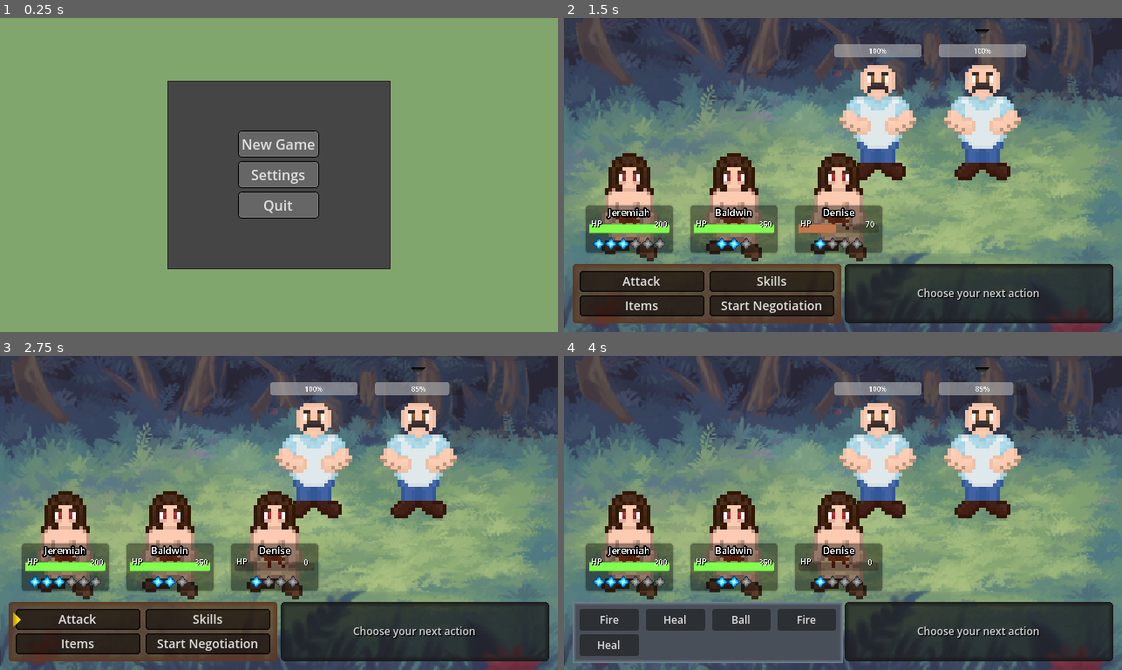
Above: before the commit, frames 1-4 (two rows, left to right).
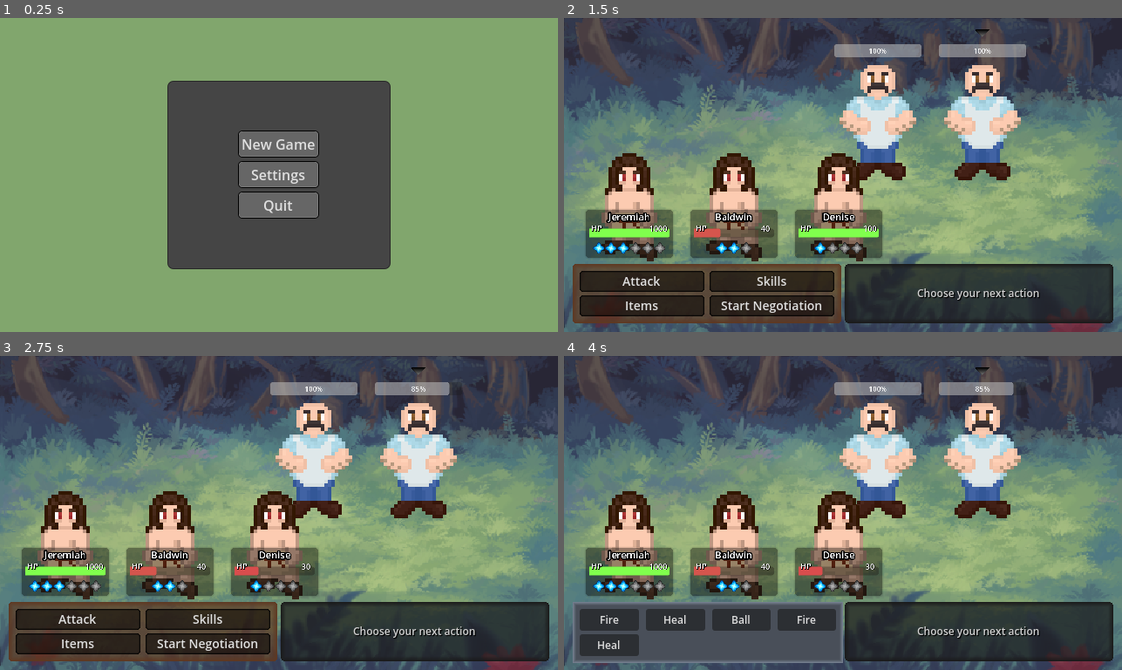
Above: after the commit, the same moments.

Repository: Willi-bot/GameProject
Game: Godot game, scene res://scenes/main_menu/main_menu.tscn
Same seed, same stepped clock (60 frames per second), same inputs: the game is played once before the commit and once after it.
Inputs (mouse positions are in pixels of both pictures, inside the frame that each line leads up to):
- Up to frame 1 (0.25 s): no input
- Up to frame 2 (1.5 s): click "New Game" at 0.5 s; click (954, 55) at 1.27 s
- Up to frame 3 (2.75 s): click "Attack" at 2 s
- Up to frame 4 (4 s): click "Skills" at 2.75 s; click (982, 459) at 3.52 s

The runs differ from the first frame. In frame 1, less than 0.1% of the frame differs, in the area x 30-70%, y 20-80%; in frame 2, 4.6%, in the area x 3-75%, y 9-77%; in frame 3, 4.4%; in frame 4, 4.4%.

Commit message:
Add logic for battle end, clean up code a little

Diff:
--- a/gameproject/BaseTheme.tres
+++ b/gameproject/BaseTheme.tres
@@ -42,6 +42,10 @@
 border_width_right = 1
 border_width_bottom = 1
 border_color = Color(0.154876, 0.154876, 0.154876, 1)
+corner_radius_top_left = 6
+corner_radius_top_right = 6
+corner_radius_bottom_right = 6
+corner_radius_bottom_left = 6
 
 [resource]
 Button/styles/hover = SubResource("StyleBoxFlat_r34f5")
--- a/gameproject/GlobalState.gd
+++ b/gameproject/GlobalState.gd
@@ -12,9 +12,12 @@
 	load_state()
 
 func start_new_run() -> void:
+	get_tree().paused = false
 	current_level = 1
 	elapsed_time = 0.0
 	run_in_progress = true
+	get_tree().change_scene_to_file("res://scenes/overworld/overworld.tscn")
+
 
 func save_state() -> void:
 	var save_data = {
@@ -48,3 +51,7 @@
 			maxHealth = save_data.get("maxHealth", 78)
 			run_in_progress = save_data.get("run_in_progress", false)
 			print("State loaded successfully!", save_data)
+
+func quit_game():
+	save_state()
+	get_tree().quit()
--- a/gameproject/scenes/battle/battle.tscn
+++ b/gameproject/scenes/battle/battle.tscn
@@ -1,10 +1,11 @@
-[gd_scene load_steps=10 format=3 uid="uid://ddcqmwgt0m5rv"]
+[gd_scene load_steps=12 format=3 uid="uid://ddcqmwgt0m5rv"]
 
 [ext_resource type="Script" path="res://scenes/battle/battle_manager.gd" id="1_a8f3l"]
 [ext_resource type="Theme" uid="uid://b7xxgdb6l1oo8" path="res://scenes/battle/BattleTheme.tres" id="2_7y84o"]
 [ext_resource type="Texture2D" uid="uid://w1gybd0e0wt7" path="res://imgs/Background.png" id="2_ygs6r"]
 [ext_resource type="Texture2D" uid="uid://c16f4sj5ycduf" path="res://imgs/target_icon.png" id="3_gv6ij"]
 [ext_resource type="Texture2D" uid="uid://bc6lonn54lwe7" path="res://imgs/select_cursor.png" id="4_70km2"]
+[ext_resource type="Theme" uid="uid://6y50peg58foq" path="res://BaseTheme.tres" id="6_qhg0e"]
 
 [sub_resource type="StyleBoxTexture" id="StyleBoxTexture_6e2ut"]
 texture = ExtResource("2_ygs6r")
@@ -55,6 +56,9 @@
 corner_radius_bottom_left = 5
 anti_aliasing = false
 
+[sub_resource type="StyleBoxFlat" id="StyleBoxFlat_gdtqs"]
+bg_color = Color(0, 0, 0, 0.901961)
+
 [node name="Battle" type="Control"]
 layout_mode = 3
 anchors_preset = 15
@@ -162,15 +166,160 @@
 texture = ExtResource("3_gv6ij")
 stretch_mode = 2
 
-[node name="CanvasLayer" type="CanvasLayer" parent="."]
-
-[node name="SelectIcon" type="TextureRect" parent="CanvasLayer"]
+[node name="SelectLayer" type="CanvasLayer" parent="."]
+
+[node name="SelectIcon" type="TextureRect" parent="SelectLayer"]
+visible = false
 offset_right = 40.0
 offset_bottom = 40.0
 scale = Vector2(0.5, 0.5)
 mouse_filter = 2
 texture = ExtResource("4_70km2")
 stretch_mode = 3
+
+[node name="VictoryScreen" type="CanvasLayer" parent="."]
+process_mode = 2
+visible = false
+
+[node name="SettingsBackground" type="Panel" parent="VictoryScreen"]
+anchors_preset = 15
+anchor_right = 1.0
+anchor_bottom = 1.0
+grow_horizontal = 2
+grow_vertical = 2
+theme_override_styles/panel = SubResource("StyleBoxFlat_gdtqs")
+
+[node name="Panel Container" type="PanelContainer" parent="VictoryScreen"]
+anchors_preset = -1
+anchor_left = 0.3
+anchor_top = 0.3
+anchor_right = 0.7
+anchor_bottom = 0.7
+grow_horizontal = 2
+grow_vertical = 2
+theme = ExtResource("6_qhg0e")
+
+[node name="HBoxContainer" type="VBoxContainer" parent="VictoryScreen/Panel Container"]
+layout_mode = 2
+theme_override_constants/separation = 24
+
+[node name="VictoryLabel" type="Label" parent="VictoryScreen/Panel Container/HBoxContainer"]
+layout_mode = 2
+size_flags_horizontal = 4
+size_flags_vertical = 0
+theme_override_colors/font_color = Color(1, 0.843137, 0, 1)
+theme_override_colors/font_shadow_color = Color(0, 0, 0, 1)
+theme_override_font_sizes/font_size = 26
+text = "VICTORY ACHIEVED"
+
+[node name="BattleSummary" type="VBoxContainer" parent="VictoryScreen/Panel Container/HBoxContainer"]
+layout_mode = 2
+size_flags_vertical = 3
+
+[node name="Gold" type="HBoxContainer" parent="VictoryScreen/Panel Container/HBoxContainer/BattleSummary"]
+layout_mode = 2
+
+[node name="Label" type="Label" parent="VictoryScreen/Panel Container/HBoxContainer/BattleSummary/Gold"]
+layout_mode = 2
+size_flags_horizontal = 3
+text = "Gold:"
+
+[node name="Label2" type="Label" parent="VictoryScreen/Panel Container/HBoxContainer/BattleSummary/Gold"]
+layout_mode = 2
+size_flags_horizontal = 10
+text = "1337"
+
+[node name="Gold2" type="HBoxContainer" parent="VictoryScreen/Panel Container/HBoxContainer/BattleSummary"]
+layout_mode = 2
+
+[node name="Label" type="Label" parent="VictoryScreen/Panel Container/HBoxContainer/BattleSummary/Gold2"]
+layout_mode = 2
+size_flags_horizontal = 3
+text = "Experience:"
+
+[node name="Label2" type="Label" parent="VictoryScreen/Panel Container/HBoxContainer/BattleSummary/Gold2"]
+layout_mode = 2
+size_flags_horizontal = 10
+text = "12"
+
+[node name="Gold3" type="HBoxContainer" parent="VictoryScreen/Panel Container/HBoxContainer/BattleSummary"]
+layout_mode = 2
+
+[node name="Label" type="Label" parent="VictoryScreen/Panel Container/HBoxContainer/BattleSummary/Gold3"]
+layout_mode = 2
+size_flags_horizontal = 3
+text = "Items found:"
+
+[node name="Label2" type="Label" parent="VictoryScreen/Panel Container/HBoxContainer/BattleSummary/Gold3"]
+layout_mode = 2
+size_flags_horizontal = 10
+text = "None"
+
+[node name="Gold4" type="HBoxContainer" parent="VictoryScreen/Panel Container/HBoxContainer/BattleSummary"]
+layout_mode = 2
+
+[node name="Label" type="Label" parent="VictoryScreen/Panel Container/HBoxContainer/BattleSummary/Gold4"]
+layout_mode = 2
+size_flags_horizontal = 3
+text = "Creatures captured:"
+
+[node name="Label2" type="Label" parent="VictoryScreen/Panel Container/HBoxContainer/BattleSummary/Gold4"]
+layout_mode = 2
+size_flags_horizontal = 10
+text = "None"
+
+[node name="ContinueGame" type="Button" parent="VictoryScreen/Panel Container/HBoxContainer"]
+layout_mode = 2
+size_flags_horizontal = 4
+text = "Continue"
+
+[node name="DefeatScreen" type="CanvasLayer" parent="."]
+process_mode = 2
+visible = false
+
+[node name="SettingsBackground" type="Panel" parent="DefeatScreen"]
+anchors_preset = 15
+anchor_right = 1.0
+anchor_bottom = 1.0
+grow_horizontal = 2
+grow_vertical = 2
+theme_override_styles/panel = SubResource("StyleBoxFlat_gdtqs")
+
+[node name="Panel Container" type="PanelContainer" parent="DefeatScreen"]
+anchors_preset = -1
+anchor_left = 0.3
+anchor_top = 0.4
+anchor_right = 0.7
+anchor_bottom = 0.6
+grow_horizontal = 2
+grow_vertical = 2
+theme = ExtResource("6_qhg0e")
+
+[node name="HBoxContainer" type="VBoxContainer" parent="DefeatScreen/Panel Container"]
+layout_mode = 2
+theme_override_constants/separation = 24
+
+[node name="VictoryLabel" type="Label" parent="DefeatScreen/Panel Container/HBoxContainer"]
+layout_mode = 2
+size_flags_horizontal = 4
+size_flags_vertical = 0
+theme_override_colors/font_color = Color(1, 0.341176, 0.2, 1)
+theme_override_colors/font_shadow_color = Color(0, 0, 0, 1)
+theme_override_font_sizes/font_size = 26
+text = "Defeated"
+
+[node name="HBoxContainer" type="HBoxContainer" parent="DefeatScreen/Panel Container/HBoxContainer"]
+layout_mode = 2
+size_flags_horizontal = 4
+theme_override_constants/separation = 12
+
+[node name="QuitGame" type="Button" parent="DefeatScreen/Panel Container/HBoxContainer/HBoxContainer"]
+layout_mode = 2
+text = "Quit Game"
+
+[node name="NewRun" type="Button" parent="DefeatScreen/Panel Container/HBoxContainer/HBoxContainer"]
+layout_mode = 2
+text = "New Run	"
 
 [connection signal="mouse_entered" from="MenuBox/ButtonPanel/ButtonBox/LeftSide/AttackButton" to="." method="_on_attack_button_mouse_entered"]
 [connection signal="mouse_exited" from="MenuBox/ButtonPanel/ButtonBox/LeftSide/AttackButton" to="." method="_on_attack_button_mouse_exited"]
@@ -181,3 +330,6 @@
 [connection signal="mouse_entered" from="MenuBox/ButtonPanel/ButtonBox/RightSide/NegButton" to="." method="_on_neg_button_mouse_entered"]
 [connection signal="mouse_exited" from="MenuBox/ButtonPanel/ButtonBox/RightSide/NegButton" to="." method="_on_neg_button_mouse_exited"]
 [connection signal="mouse_exited" from="MenuBox/PanelContainer/InfoText" to="." method="_on_info_text_mouse_exited"]
+[connection signal="pressed" from="VictoryScreen/Panel Container/HBoxContainer/ContinueGame" to="." method="_on_continue_game_pressed"]
+[connection signal="pressed" from="DefeatScreen/Panel Container/HBoxContainer/HBoxContainer/QuitGame" to="." method="_on_quit_game_pressed"]
+[connection signal="pressed" from="DefeatScreen/Panel Container/HBoxContainer/HBoxContainer/NewRun" to="." method="_on_new_run_pressed"]
--- a/gameproject/scenes/battle/battle_manager.gd
+++ b/gameproject/scenes/battle/battle_manager.gd
@@ -1,11 +1,14 @@
 extends Control
 
-@onready var menu_box: HBoxContainer = $MenuBox
-@onready var button_box: HBoxContainer = $MenuBox/ButtonBox
-@onready var attack_button : Button = $MenuBox/ButtonPanel/ButtonBox/LeftSide/AttackButton
-@onready var skill_button : Button = $MenuBox/ButtonPanel/ButtonBox/RightSide/SkillButton
-@onready var item_button : Button = $MenuBox/ButtonPanel/ButtonBox/LeftSide/ItemButton
-@onready var neg_button : Button = $MenuBox/ButtonPanel/ButtonBox/RightSide/NegButton
+@onready var menu_box = $MenuBox
+@onready var button_box = menu_box.get_node("ButtonPanel/ButtonBox")
+@onready var skill_container = button_box.get_node("SkillMenu/SkillBox/SkillContainer")
+
+@onready var attack_button = get_button("LeftSide/AttackButton")
+@onready var skill_button = get_button("RightSide/SkillButton")
+@onready var item_button = get_button("LeftSide/ItemButton")
+@onready var neg_button = get_button("RightSide/NegButton")
+
 
 @onready var info_text : Label = $MenuBox/PanelContainer/InfoText
 
@@ -16,92 +19,95 @@
 @onready var skill_button_resource : Resource = preload("res://scenes/battle/skill_button.gd")
 @onready var skill_button_entity = preload("res://scenes/battle/skill_button.tscn")
 
-@onready var select_icon: TextureRect = $CanvasLayer/SelectIcon
+@onready var select_icon: TextureRect = $SelectLayer/SelectIcon
 @onready var target_icon : TextureRect = $TargetIcon
+
+@onready var victory_screen: CanvasLayer = $VictoryScreen
+@onready var defeat_screen: CanvasLayer = $DefeatScreen
+
 
 var player_scene = preload("res://scenes/entities/player_entity.tscn")
 var enemy_scene = preload("res://scenes/entities/enemy_entity.tscn")
 
 var all_battlers = []
-var player_battlers = []
+var ally_battlers = []
 var enemy_battlers = []
 
 var current_turn : Node2D
 var current_turn_idx : int
 var selected_target : int = 0
 
-
-# Called when the node enters the scene tree for the first time.
+var enemies_defeated = false
+
 func _ready() -> void:
-
-	# load player character and enemies
-	# load enemy data from globals or sth
-	var enemy_data = get_enemy_data()
-	var char_pos = Vector2(480, 120)
-	for enemy_character in enemy_data:
-		var character = add_char_to_battle(enemy_character, BaseEntity.EntityType.ENEMY, char_pos)
-		char_pos.x -= 120
-		enemy_battlers.append(character)
-
-	# load player data from globals or sth
-	var player_data = get_player_data()
-	char_pos = Vector2(75, 215)
-	for player_character in player_data:
-		var character = add_char_to_battle(player_character, BaseEntity.EntityType.PLAYER, char_pos)
-		char_pos.x += 120
-		player_battlers.append(character)
-
-	all_battlers.append_array(player_battlers)
-	all_battlers.append_array(enemy_battlers)
+	_load_battle_entities(get_enemy_data(), BaseEntity.EntityType.ENEMY, Vector2(480, 120), -120, enemy_battlers)
+	_load_battle_entities(get_player_data(), BaseEntity.EntityType.PLAYER, Vector2(75, 215), 120, ally_battlers)
+
+	all_battlers = ally_battlers + enemy_battlers
 	all_battlers.sort_custom(func(a, b): return a.entity.agility > b.entity.agility)
 
-	attack_button.pressed.connect(_perform_attack)
+	_connect_buttons()
+	_connect_entities(ally_battlers, _next_turn)
+	_connect_entities(enemy_battlers, _next_turn, _attack_random_ally, _choose_target)
+
+	_position_target_cursor()
+	_setup_skill_box()
+
+	current_turn = all_battlers[current_turn_idx]
+	_update_turn()
+
+
+func _load_battle_entities(data, entity_type, start_pos, offset_x, target_list):
+	var char_pos = start_pos
+	for character_data in data:
+		var character = _add_entity_to_battle(character_data, entity_type, char_pos)
+		char_pos.x += offset_x
+		target_list.append(character)
+
+
+func _connect_buttons():
+	attack_button.pressed.connect(_attack_enemy)
 	skill_button.pressed.connect(_choose_skill)
 	item_button.pressed.connect(_choose_item)
 	neg_button.pressed.connect(_choose_neg_target)
 
 
-	for p in player_battlers:
-		p.entity.turn_ended.connect(_next_turn)
-
-	for e in enemy_battlers:
-		e.list_id = enemy_battlers.find(e, 0)
-		e.deal_damage.connect(_attack_random_battler)
-		e.entity.turn_ended.connect(_next_turn)
-		e.target_enemy.connect(_choose_target)
-
-	# position target cursor
-	var icon_scale = enemy_battlers[selected_target].scale
-	target_icon.scale = enemy_battlers[selected_target].scale
-	target_icon.position =  enemy_battlers[selected_target].position
-	var y_offset = enemy_battlers[selected_target].get_node("CharacterSprite").texture_normal.get_height() / 2
-	target_icon.position.y -= (2 * y_offset / 1.3) * icon_scale.y
-
-
-	skill_box.size = $MenuBox.size
-	skill_box.size.x = skill_box.size.x / 2.
-	skill_box.position.y = $MenuBox.position.y
-	skill_box.position.x = $MenuBox.position.x
-
-	current_turn = all_battlers[current_turn_idx]
-	_update_turn()
-
-	select_icon.visible = false
-
-# Called every frame. 'delta' is the elapsed time since the previous frame.
-func _process(delta: float) -> void:
-	pass
+func _connect_entities(entities, turn_end_callback, damage_callback=null, target_callback=null):
+	for entity in entities:
+		entity.entity.turn_ended.connect(turn_end_callback)
+		if damage_callback:
+			entity.deal_damage.connect(damage_callback)
+		if target_callback:
+			entity.target_enemy.connect(target_callback)
+
+
+func _position_target_cursor():
+	var target = enemy_battlers[selected_target]
+	target_icon.scale = target.scale
+	target_icon.position = target.position
+	var y_offset = target.get_node("CharacterSprite").texture_normal.get_height() / 2
+	target_icon.position.y -= (2 * y_offset / 1.3) * target.scale.y
+
+
+func _setup_skill_box():
+	skill_box.size = $MenuBox.size / 2
+	skill_box.position = $MenuBox.position
+
+
+
+func get_button(name: String) -> Button:
+	return button_box.get_node(name)
 
 
 func get_player_data() -> Array:
 	var player_data: Array = []
 
 	# load dummy data -> replace with some global shit
-	player_data.append({"name": "Jeremiah", "max_hp": 200, "current_hp": 200, "max_mp": 5, "current_mp": 3, "damage": 60,
+	player_data.append({"name": "Jeremiah", "max_hp": 1000, "current_hp": 1000, "max_mp": 5, "current_mp": 3, "damage": 60,
 						"agility": 4, "sprite": "res://imgs/player.png"})
-	player_data.append({"name": "Baldwin", "max_hp": 350, "current_hp": 330, "max_mp": 2, "current_mp": 2, "damage": 30,
+	player_data.append({"name": "Baldwin", "max_hp": 120, "current_hp": 100, "max_mp": 2, "current_mp": 2, "damage": 30,
 						"agility": 1, "sprite": "res://imgs/player.png"})
-	player_data.append({"name": "Denise", "max_hp": 150, "current_hp": 100, "max_mp": 3, "current_mp": 1, "damage": 100,
+	player_data.append({"name": "Denise", "max_hp": 100, "current_hp": 30, "max_mp": 3, "current_mp": 1, "damage": 100,
 						"agility": 2, "sprite": "res://imgs/player.png"})
 
 	return player_data
@@ -118,29 +124,23 @@
 	return enemy_data
 
 
-func add_char_to_battle(character, type, pos) -> Node2D:
+func _add_entity_to_battle(character, type, pos) -> Node2D:
 	var instance = null
+	var sprite = null
 
 	if type == BaseEntity.EntityType.PLAYER:
 		instance = player_scene.instantiate()
+		sprite = instance.get_node("CharacterSprite")
+		sprite.texture = load(character["sprite"])
 	else:
 		instance = enemy_scene.instantiate()
-
-	instance.entity.name = character["name"]
-	instance.entity.type = type
-	instance.entity.max_hp = character["max_hp"]
-	instance.entity.max_mp = character["max_mp"]
-	instance.entity.current_hp = character["current_hp"]
-	instance.entity.current_mp = character["current_mp"]
-	instance.entity.damage = character["damage"]
-	instance.entity.agility = character["agility"]
-
-	var sprite = instance.get_node("CharacterSprite")
-	if type == BaseEntity.EntityType.PLAYER:
-		sprite.texture = load(character["sprite"])
-	else:
+		sprite = instance.get_node("CharacterSprite")
 		sprite.texture_normal = load(character["sprite"])
 
+	for key in character.keys():
+		instance.entity.set(key, character[key])
+		instance.entity.type = type
+
 	instance.position = pos
 
 	add_child(instance)
@@ -148,15 +148,12 @@
 	return instance
 
 
-func _perform_attack() -> void:
+func _attack_enemy() -> void:
 	var target = enemy_battlers[selected_target]
-	print(enemy_battlers)
 	current_turn.entity.start_attacking(target)
-	print("Enemies damaged")
-	for e in enemy_battlers:
-		print(e.list_id)
-		print(e.entity.current_hp)
-		print(e.entity.max_hp)
+
+	if(target.entity.current_hp == 0):
+		process_enemy_death(target)
 
 
 func _choose_skill() -> void:
@@ -175,14 +172,14 @@
 
 		skill.turn_ended.connect(_next_turn)
 
-		$MenuBox/ButtonPanel/ButtonBox/SkillMenu/SkillBox/SkillContainer.add_child(new_button)
+		skill_container.add_child(new_button)
 		i += 1
 
 	while i < 8:
 		var invisible_button = Control.new()
 		invisible_button.size_flags_horizontal = Control.SIZE_EXPAND_FILL
 		invisible_button.size_flags_vertical = Control.SIZE_SHRINK_CENTER
-		$MenuBox/ButtonPanel/ButtonBox/SkillMenu/SkillBox/SkillContainer.add_child(invisible_button)
+		skill_container.add_child(invisible_button)
 		i += 1
 
 	skill_menu.visible = true
@@ -221,15 +218,15 @@
 	print("Choose a Negotiation Partner")
 
 
-func _attack_random_battler() -> void:
-	var target = player_battlers[randi_range(0, player_battlers.size() - 1)]
-	current_turn.entity.start_attacking(target)
+func _attack_random_ally() -> void:
+	var ally = ally_battlers[randi_range(0, ally_battlers.size() - 1)]
+	current_turn.entity.start_attacking(ally)
+
+	if ally.entity.current_hp == 0:
+		process_ally_death(ally)
 
 
 func _next_turn() -> void:
-	if has_battle_ended():
-		pass # implement end of battle
-
 	current_turn_idx = (current_turn_idx + 1) % all_battlers.size()
 	current_turn = all_battlers[current_turn_idx]
 	_update_turn()
@@ -238,26 +235,50 @@
 func _update_turn() -> void:
 	if current_turn.entity.type == BaseEntity.EntityType.PLAYER:
 		attack_button.show()
-		select_icon.show()
 	else:
 		attack_button.hide()
 		select_icon.hide()
 
 	# clear and hide skill menu
-	for n in $MenuBox/ButtonPanel/ButtonBox/SkillMenu/SkillBox/SkillContainer.get_children():
-		$MenuBox/ButtonPanel/ButtonBox/SkillMenu/SkillBox/SkillContainer.remove_child(n)
+	for n in skill_container.get_children():
+		skill_container.remove_child(n)
 		n.queue_free()
 	skill_menu.visible = false
 
 	current_turn.start_turn()
 
-
-func has_battle_ended() -> bool:
-	return false
-
+func process_enemy_death(enemy):
+	var enemy_index = enemy_battlers.find(enemy)
+
+	enemy_battlers.erase(enemy)
+	all_battlers.erase(enemy)
+	remove_child(enemy)
+
+	if(enemy_battlers.size() == 0):
+		target_icon.hide()
+		victory_screen.show()
+		get_tree().paused = true
+		return
+
+	_choose_target(enemy_index - 1)
+
+func process_ally_death(ally):
+	var ally_index = ally_battlers.find(ally)
+
+	var entity_index = all_battlers.find(ally)
+	all_battlers.remove_at(entity_index)
+
+	if(ally_index == 0):
+		print("Player has died, game ended")
+		get_tree().paused = true
+		defeat_screen.show()
+
+	ally.sprite.self_modulate = Color(0.2, 0.2, 0.2)
+
+	ally_battlers.remove_at(ally_index)
 
 func adjust_select_icon(button: Button) -> void:
-	select_icon.visible = true
+	select_icon.show()
 	select_icon.global_position = button.global_position
 
 	select_icon.position.y += (select_icon.size.y * select_icon.scale.y) / 8
@@ -298,3 +319,18 @@
 
 func _on_neg_button_mouse_exited() -> void:
 	info_text.text = "Choose your next action"
+
+func _on_continue_game_pressed() -> void:
+	# TODO: Process battle results here
+	GlobalState.current_level += 1
+
+	get_tree().paused = false
+	get_tree().change_scene_to_file("res://scenes/overworld/overworld.tscn")
+
+
+func _on_quit_game_pressed() -> void:
+	GlobalState.quit_game()
+
+
+func _on_new_run_pressed() -> void:
+	GlobalState.start_new_run()
--- a/gameproject/scenes/entities/enemy_entity.gd
+++ b/gameproject/scenes/entities/enemy_entity.gd
@@ -15,10 +15,13 @@
 func _ready() -> void:
 	entity = entity.duplicate()
 
-	entity.current_hp = entity.max_hp
 	entity.health_changed.connect(_update_health_bar)
 
 	_update_health_bar()
+
+
+func init() -> void:
+	pass
 
 # Called every frame. 'delta' is the elapsed time since the previous frame.
 func _process(delta: float) -> void:
@@ -32,6 +35,5 @@
 	health_bar.max_value = entity.max_hp
 	health_bar.value = entity.current_hp
 
-
 func _on_character_sprite_pressed() -> void:
 	target_enemy.emit(list_id)
--- a/gameproject/scenes/entities/player_entity.gd
+++ b/gameproject/scenes/entities/player_entity.gd
@@ -12,6 +12,7 @@
 @export var mana_empty_texture: Texture = preload("res://imgs/mana_orb_empty.png")
 
 func _ready() -> void:
+	print("Read called")
 	entity = entity.duplicate()
 
 	entity.current_hp = entity.max_hp
@@ -23,6 +24,7 @@
 	_update_mana_indicator()
 
 	entity_name.text = entity.name
+
 
 func _process(delta: float) -> void:
 	pass
--- a/gameproject/scenes/entities/player_entity.tscn
+++ b/gameproject/scenes/entities/player_entity.tscn
@@ -49,8 +49,9 @@
 anchor_left = 0.5
 anchor_right = 0.5
 offset_left = -100.0
+offset_top = 10.0
 offset_right = 100.0
-offset_bottom = 100.0
+offset_bottom = 120.0
 grow_horizontal = 2
 theme_override_styles/panel = SubResource("StyleBoxFlat_efpqj")
 
--- a/gameproject/scenes/main_menu/main_menu.gd
+++ b/gameproject/scenes/main_menu/main_menu.gd
@@ -17,7 +17,6 @@
 
 func _on_new_game_pressed() -> void:
 	GlobalState.start_new_run()
-	get_tree().change_scene_to_file("res://scenes/overworld/overworld.tscn")
 
 
 func _on_continue_pressed() -> void:
@@ -29,5 +28,4 @@
 
 
 func _on_quit_pressed() -> void:
-	GlobalState.save_state()
-	get_tree().quit()
+	GlobalState.quit_game()
Binary file changed: gameproject/imgs/quit_icon.png
Not shown, changed: Sprites/mana_orb.xcf
Not shown, changed: Sprites/quit_icon.xcf
